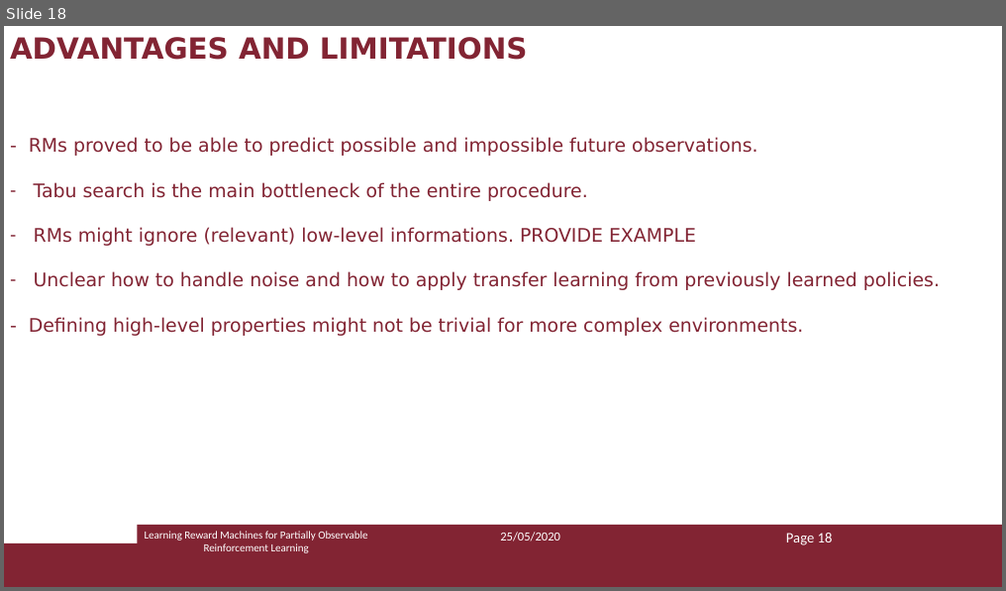
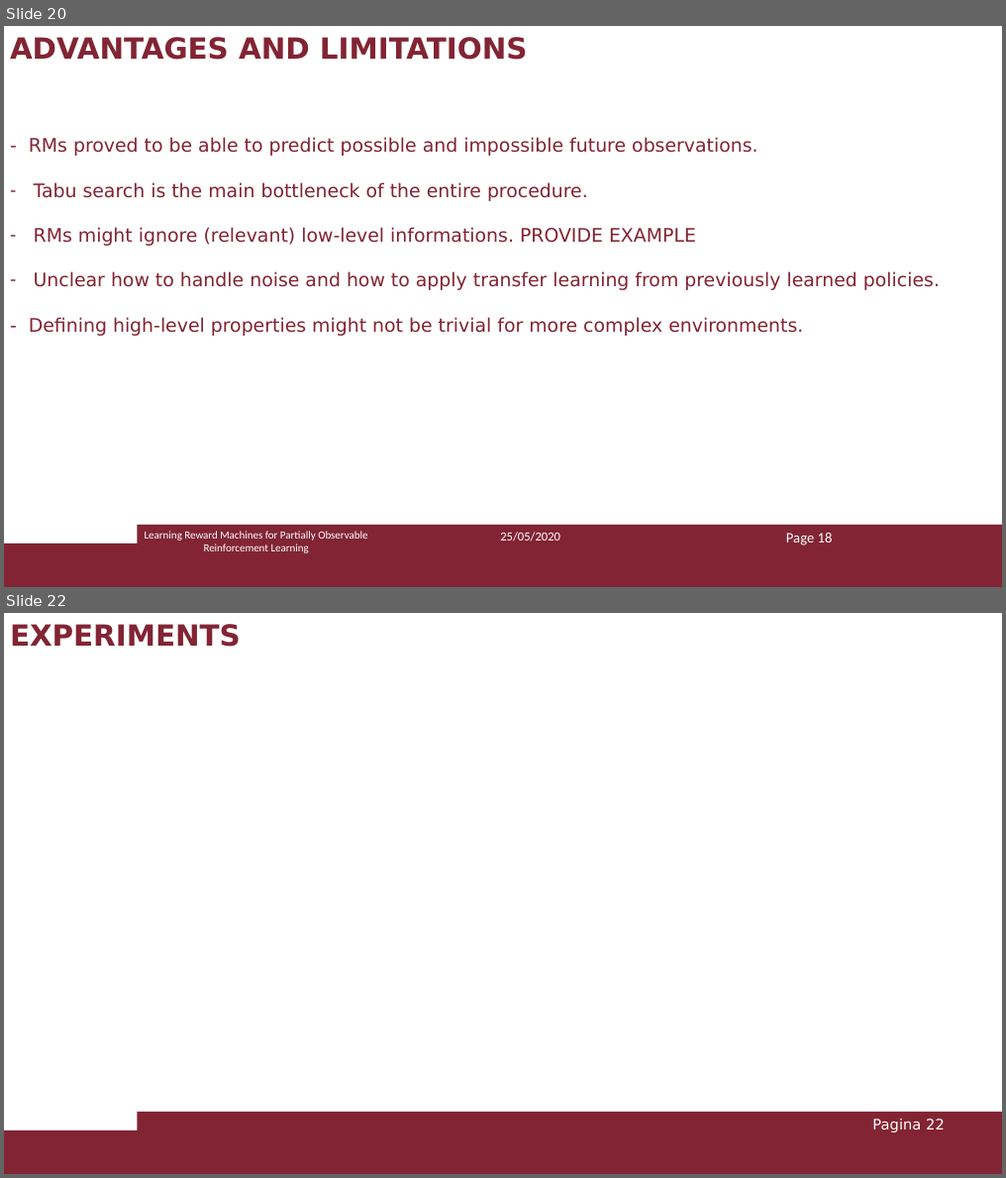
Before and after one commit to Marvet94/reasoning_agents_project_2020, a slide deck: ra_presentazione.pptx. Shown one above the other, each under a label of ours: slide 18 before the commit, slides 20 and 22 after it; the slides between them are not shown. The pictures are 1006x591 and 1006x1178 pixels, drawn with LibreOffice and Linux fonts; fonts in the diff are those of the drawing. Boxes give left, top, right and bottom in pixels: in the first picture for what was removed or moved away, otherwise in the second. Text is boxed around its words. In the diff, an @@ line names an element or a change of style, - is before the commit and + after.

```diff
--- a/ra_presentazione.pptx
+++ b/ra_presentazione.pptx
@@ slide 22 added at <box>4,613,1002,1174</box>, background #FFFFFF; not listed: 2 template elements that a slide beside it also shows @@
@@ text added at <box>10,624,241,647</box>, 28 pt, text #822433, bold @@
+EXPERIMENTS
@@ page number added at <box>872,1119,944,1133</box>, 14 pt, text #FFFFFF @@
+Pagina 22
@@ what was slide 18 is now slide 20 @@
```
Also in this commit, not shown: 2 slides changed, 3 other slides added.
